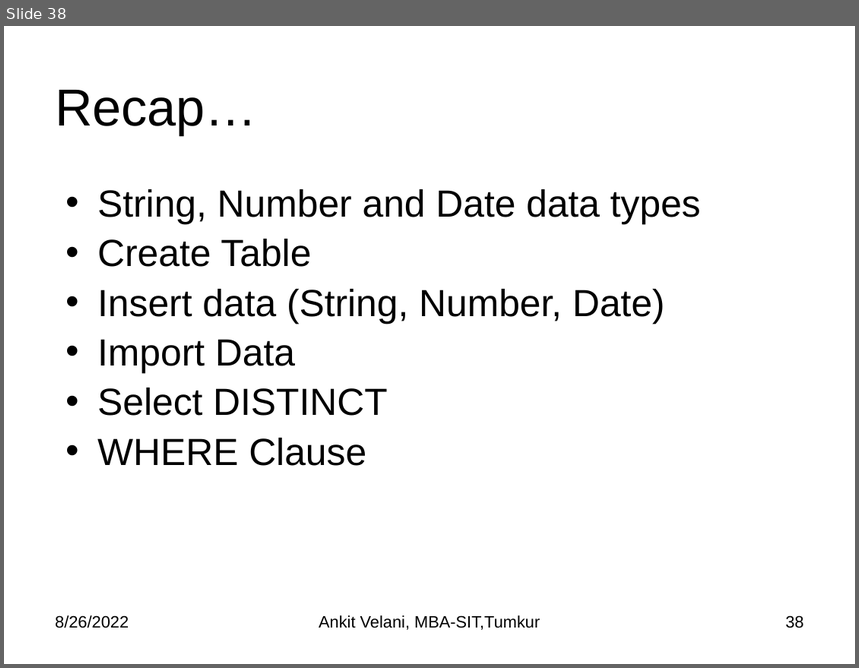
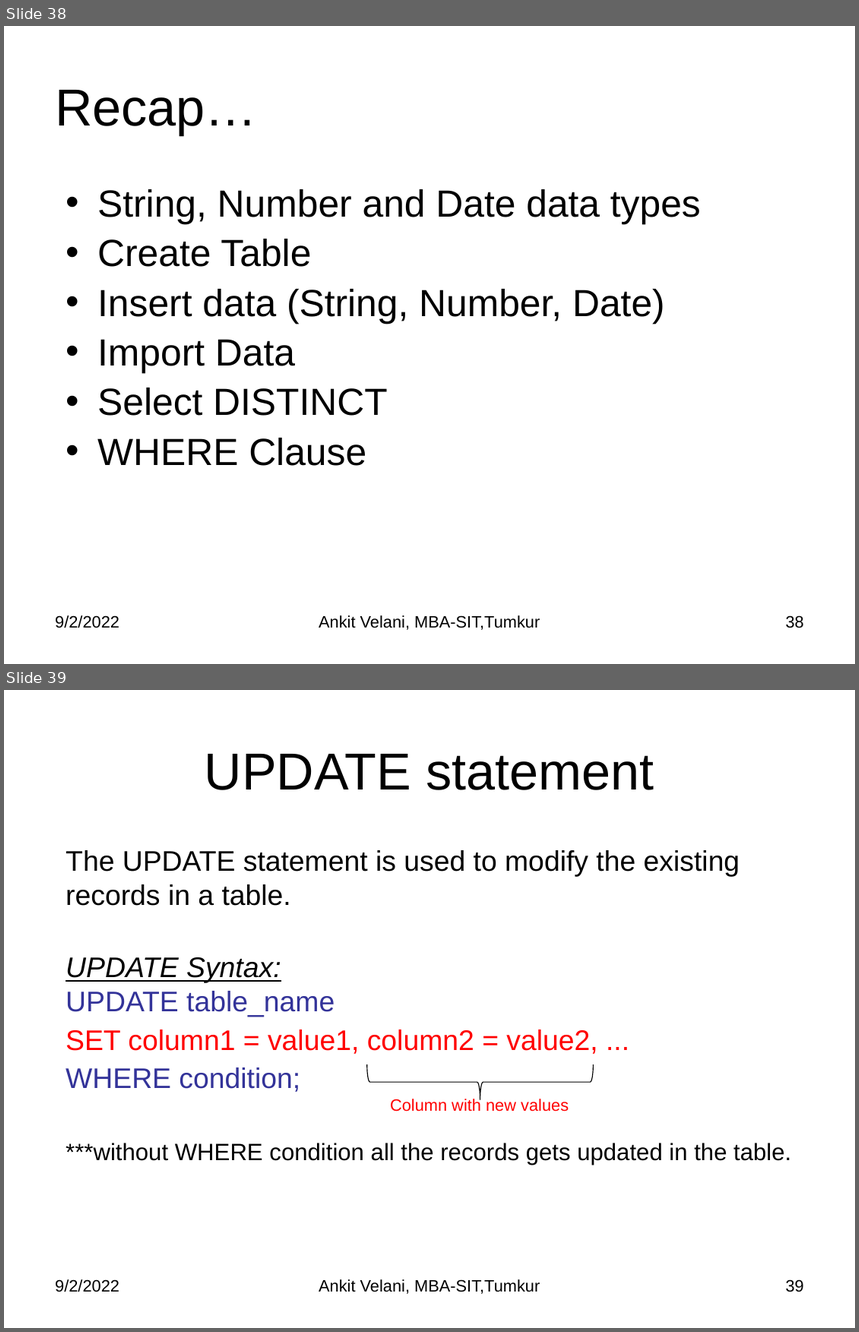
Before and after one commit to sitmbadept/sitmbadept.github.io, a slide deck: BDTM/SQL/Unit-2 MySQL.pptx. Shown one above the other, each under a label of ours: slide 38 before the commit, slides 38 and 39 after it. The pictures are 859x668 and 859x1332 pixels, drawn with LibreOffice and Linux fonts; fonts in the diff are those of the drawing. Boxes give left, top, right and bottom in pixels: in the first picture for what was removed or moved away, otherwise in the second. Text is boxed around its words. In the diff, an @@ line names an element or a change of style, - is before the commit and + after.

```diff
--- a/BDTM/SQL/Unit-2 MySQL.pptx
+++ b/BDTM/SQL/Unit-2 MySQL.pptx
@@ slide 39 added at bbox=[4, 690, 855, 1328], background #FFFFFF @@
@@ title added at bbox=[205, 754, 654, 790], 44 pt, text #000000 @@
+UPDATE statement
@@ text added at bbox=[66, 850, 791, 1165], 24 pt, text #000000 @@
+The UPDATE statement is used to modify the existing records in a table.
+UPDATE Syntax:
+UPDATE table_name
+SET column1 = value1, column2 = value2, ...
+WHERE condition;
+***without WHERE condition all the records gets updated in the table.
@@ left brace added at bbox=[367, 1065, 594, 1100], outline #000000 0.75 pt @@
@@ text added at bbox=[390, 1098, 569, 1112], 14 pt, text #FF0000 @@
+Column with new values
@@ text added at bbox=[55, 1280, 120, 1293], 14 pt, text #000000 @@
+9/2/2022
@@ text added at bbox=[319, 1280, 540, 1294], 14 pt, text #000000 @@
+Ankit Velani, MBA-SIT,Tumkur
@@ page number added at bbox=[786, 1280, 804, 1293], 14 pt, text #000000 @@
+39
@@ slide 38 changed as well @@
@@ text at bbox=[55, 616, 120, 629]: text changed @@
-8/26/2022
+9/2/2022
```
Also in this commit, not shown: 36 other slides changed, 43 other slides added, 1 other file.
